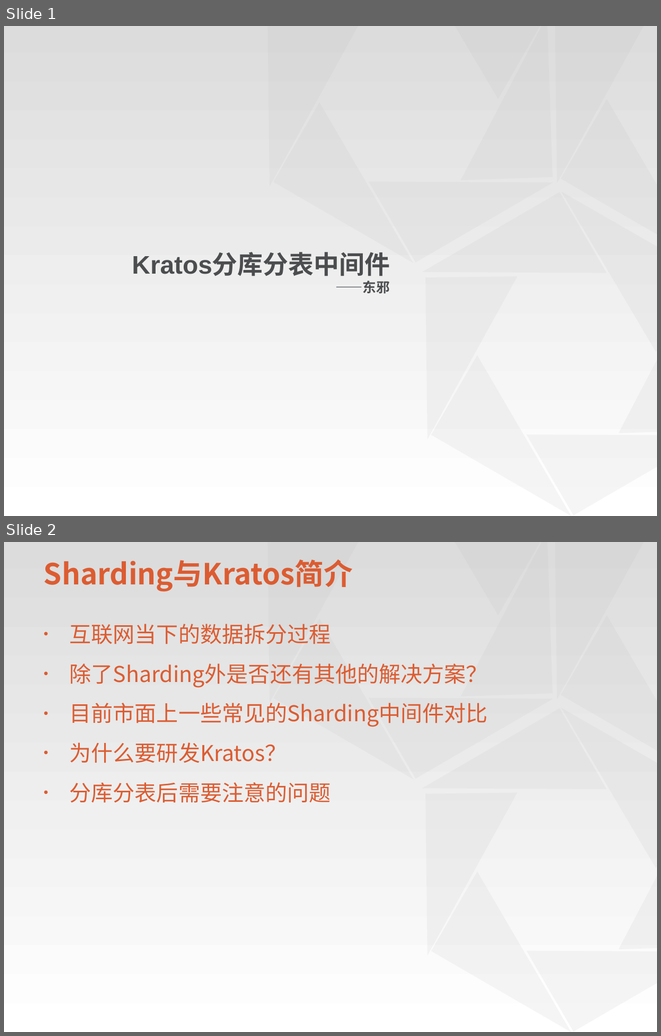
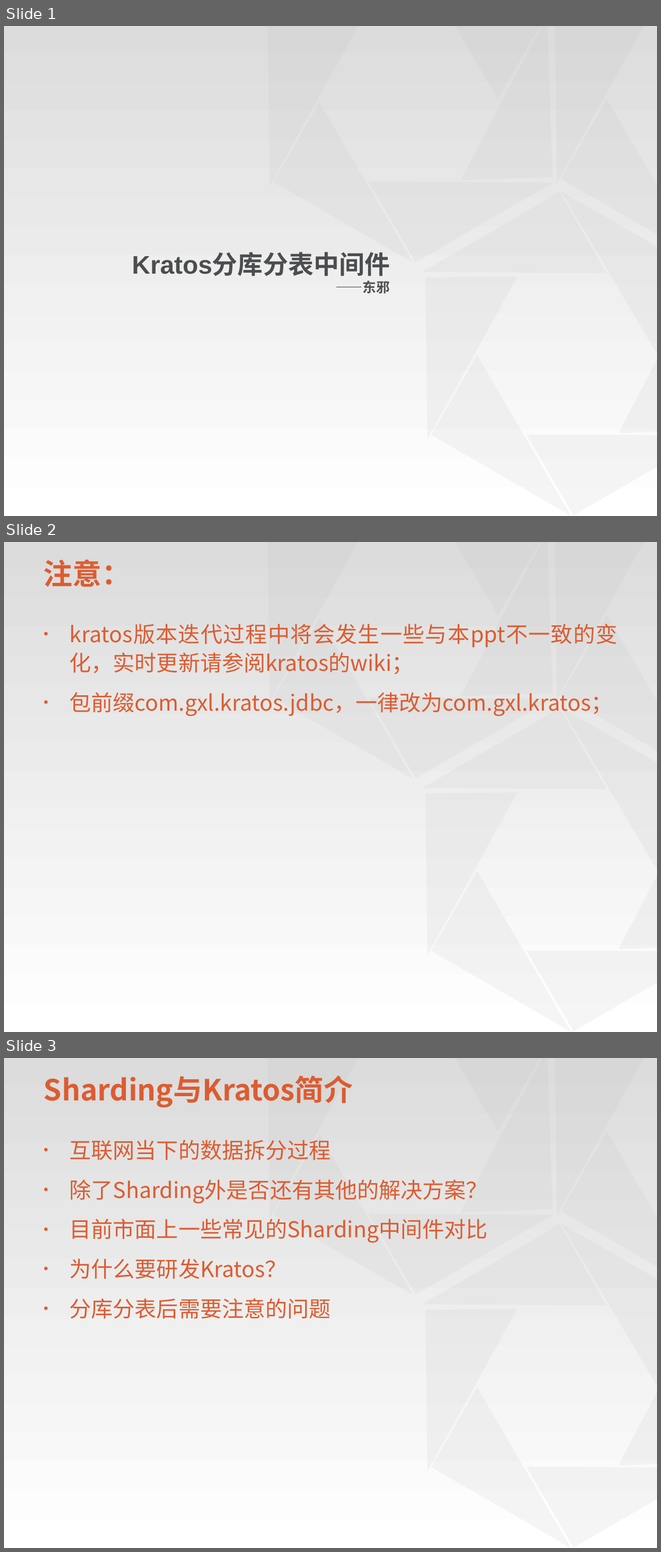
Before and after one commit to ipandage/kratos, a slide deck: doc/Kratos分库分表中间件.ppt. Shown one above the other, each under a label of ours: slides 1 and 2 before the commit, slides 1, 2 and 3 after it. The pictures are 661x1036 and 661x1552 pixels, drawn with LibreOffice and Linux fonts; fonts in the diff are those of the drawing; background and template pictures are left out. Boxes give left, top, right and bottom in pixels: in the first picture for what was removed or moved away, otherwise in the second. Text is boxed around its words. In the diff, an @@ line names an element or a change of style, - is before the commit and + after.

Commit message:
更新相关文档

```diff
--- a/doc/Kratos分库分表中间件.ppt
+++ b/doc/Kratos分库分表中间件.ppt
@@ slide 2 added at box(4, 542, 657, 1032), background #FFFFFF; not listed: 14 template elements that a slide beside it also shows @@
@@ title added at box(44, 559, 131, 587), 32 pt, text #DC5C31, bold @@
+注意：
@@ text added at box(70, 652, 613, 716), 24 pt, text #DC5C31 @@
+• kratos版本迭代过程中将会发生一些与本ppt不一致的变化，实时更新请参阅kratos的wiki；
+• 包前缀com.gxl.kratos.jdbc，一律改为com.gxl.kratos；
@@ what was slide 2 is now slide 3 @@
```
